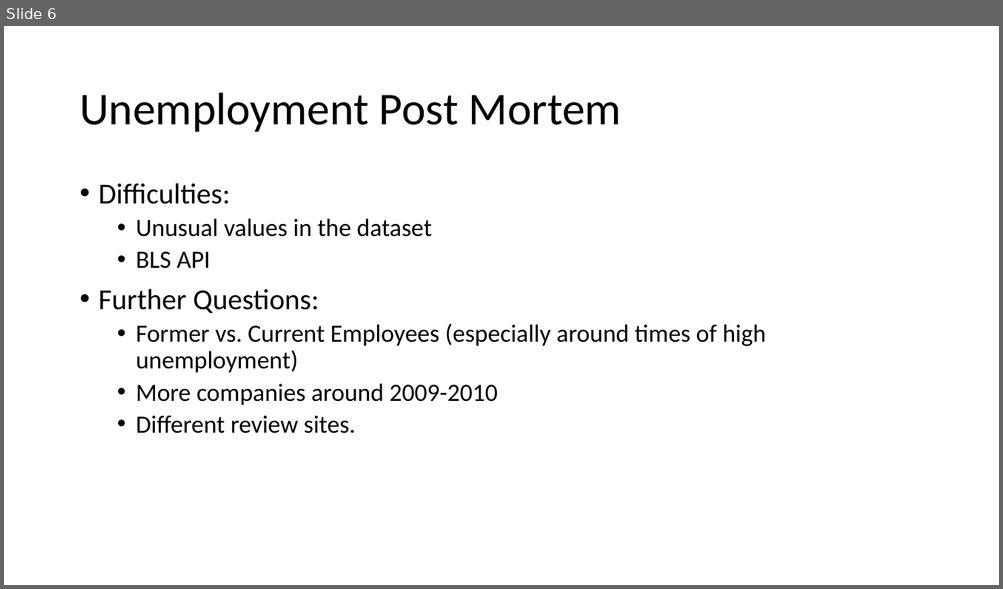
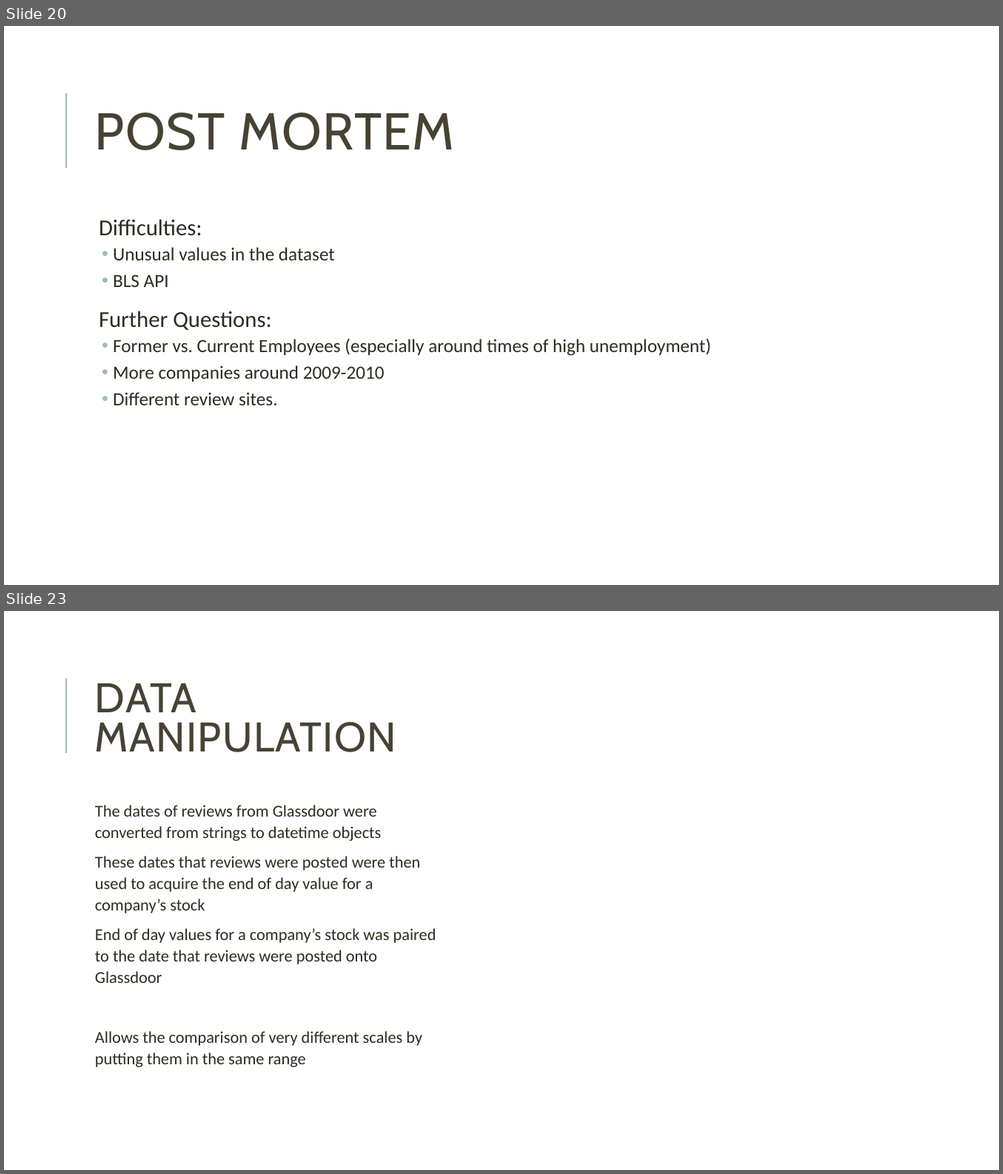
Before and after one commit to annabl38/Project_1, a slide deck: Happy People Presentation.pptx. Shown one above the other, each under a label of ours: slide 6 before the commit, slides 20 and 23 after it; the slides between them are not shown. The pictures are 1003x589 and 1003x1174 pixels, drawn with LibreOffice and Linux fonts; fonts in the diff are those of the drawing; grey boxes stand for pictures. Boxes give left, top, right and bottom in pixels: in the first picture for what was removed or moved away, otherwise in the second. Text is boxed around its words. In the diff, an @@ line names an element or a change of style, - is before the commit and + after.

```diff
--- a/Happy People Presentation.pptx
+++ b/Happy People Presentation.pptx
@@ slide 23 added at (4,611,999,1170), background #FFFFFF; not listed: 1 template element that a slide beside it also shows @@
@@ title added at (95,683,396,752), 40 pt, text #474233 @@
+DATA MANIPULATION
@@ text added at (95,805,436,1068), 16 pt, text #2E2B21 @@
+The dates of reviews from Glassdoor were converted from strings to datetime objects
+These dates that reviews were posted were then used to acquire the end of day value for a company’s stock
+End of day values for a company’s stock was paired to the date that reviews were posted onto Glassdoor
+Allows the comparison of very different scales by putting them in the same range
@@ what was slide 6 is now slide 20 @@
@@ slide 20 changed as well @@
@@ line added from (66, 168) to (66, 93), #9CBEBD 1.5 pt @@
@@ title at (95,113,454,150): text changed; size 44 to 50 pt; font Calibri to Cabin; text colour #000000 to #474233 @@
-Unemployment Post Mortem
+POST MORTEM
@@ text "Difficulties:": place and size @@
-text "Difficulties:" at (99,183,766,434)
+text "Difficulties:" at (99,219,711,406)
@@ text "Difficulties:" at (99,219,711,406): size 28 to 22 pt in "Difficulties:", "Further Questions:"; text colour #000000 to #2E2B21; size 24 to 18 pt in "Unusual values in the dataset", "BLS API", "Former vs. Current Employees (especially around times ...", "More companies around 2009-2010" and 1 more places; bullet • to  ; more space between paragraphs; indent changed @@
```
Also in this commit, not shown: 5 other slides changed, 19 other slides added.
